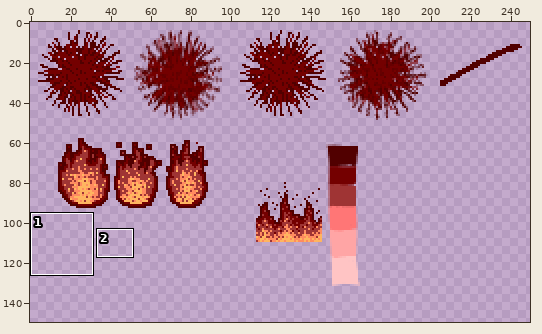
Two versions of one sprite sheet, Assets/Sprites/TopDown Sprites/Enemies/RedEnemies_and_Attacks.png. Above: a wide view before the commit, with the close-up outlined.
Close-up. Old version:
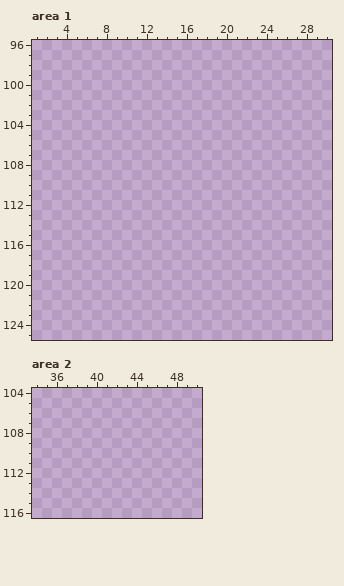
The file is 400x200 pixels. Pixels under 10% opacity are left out. Colours within 5 levels of each other are drawn and written as one. Shown: area 1: x 1..30, y 96..125; area 2: x 34..50, y 104..116. The wide view leaves out empty margins. The commit also changed other parts of the picture, which this record leaves out.
The same view after the edit:
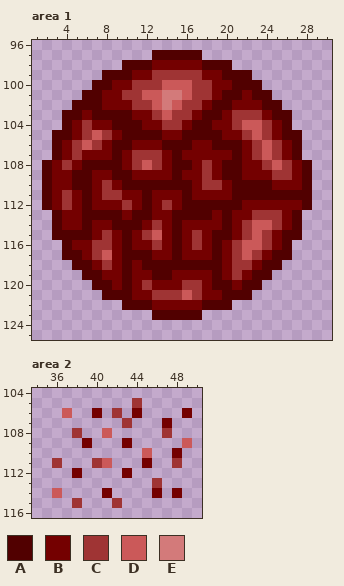
Palette (. is transparent): A #510000  B #740000  C #9f3434  D #cb5959  E #d37a7a
What changed:
Area 1:
y 97: x 13..17 ..... -> AAAAA
y 98: x 10..20 ........... -> AAABBBBBAAA
y 99: x 8..22 ............... -> AAABBCCCCCBBAAA
y 100: x 7..23 ................. -> AABBCCCDDDCCBBAAA
y 101: x 6..24 ................... -> AABBCCDDEEDCCBAABAA
y 102: x 5..25 ..................... -> AAABBBCCDEDCCBAABBBAA
y 103: x 4..26 ....................... -> AABAAAABBCDCCBAABCCCBAA
y 104: x 4..26 ....................... -> ABCBBAAABBCCBAABBCDDCBA
y 105: x 3..27 ......................... -> AABCDCBAAAABBAAAABBCDCBAA
y 106: x 3..27 ......................... -> ABCDCBAABBBAAABBAAABCDCBA
y 107: x 3..27 ......................... -> ABCBBBABCCCBABBBBBABCDCBA
y 108: x 2..28 ........................... -> ABCBAAAABCDCBAABCBAABBCDCBA
y 109: x 2..28 ........................... -> ABBAABBAABBBBABBCBAABBBCCBA
y 110: x 2..28 ........................... -> ABBAABCBAAAAAAABCCBAAAABBBA
y 111: x 2..28 ........................... -> ABCBABCCBBABBBABBBBAAAAAAAA
y 112: x 2..28 ........................... -> ABCBABBBCBABCBAAAAAABBBBBBA
y 113: x 3..27 ......................... -> ABBAAAABAABBAAAABABBCCCBA
y 114: x 3..27 ......................... -> ABBABBAAABCBABBBBABCDDCBA
y 115: x 3..27 ......................... -> AAAABCBABCDBABCBAABCDCBAA
y 116: x 4..26 ....................... -> ABBCCBABBCBABCBABCDDCBA
y 117: x 4..26 ....................... -> AABCDBAAABBABBBABCDCBAA
y 118: x 5..25 ..................... -> AABCBABAAAAAAAABCCBAA
y 119: x 6..24 ................... -> AABBABBAABBBBABCBAA
y 120: x 7..23 ................. -> AABABCBBBCCBAABAA
y 121: x 8..22 ............... -> AAABBCCCDCBBAAA
y 122: x 10..20 ........... -> AAABBBBBAAA
y 123: x 13..17 ..... -> AAAAA
Area 2:
y 105: x 44 . -> C
y 106: x 37 . -> D; x 40 . -> B; x 42 . -> C; x 44 . -> B; x 49 . -> B
y 107: x 43 . -> C; x 47 . -> B
y 108: x 38 . -> C; x 41 . -> D; x 47 . -> C
y 109: x 39 . -> B; x 43 . -> B; x 49 . -> D
y 110: x 45 . -> D; x 48 . -> B
y 111: x 36 . -> C; x 40..41 .. -> CD; x 45 . -> B; x 48 . -> C
y 112: x 38 . -> B; x 43 . -> B
y 113: x 46 . -> C
y 114: x 36 . -> D; x 41 . -> B; x 46 . -> B; x 48 . -> B
y 115: x 38 . -> C; x 42 . -> C
Pixel boxes of the changes (left, top, right, bottom) in both close-ups:
added: (42, 50, 312, 320)
added: (52, 398, 192, 508)
